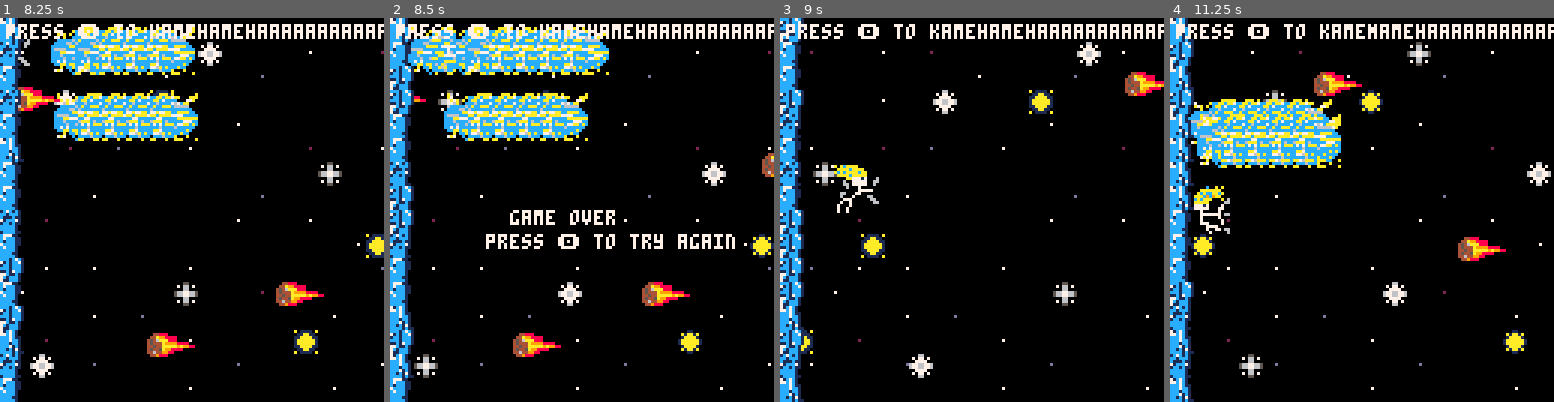
Above: before the commit, frames 1-4 (left to right).
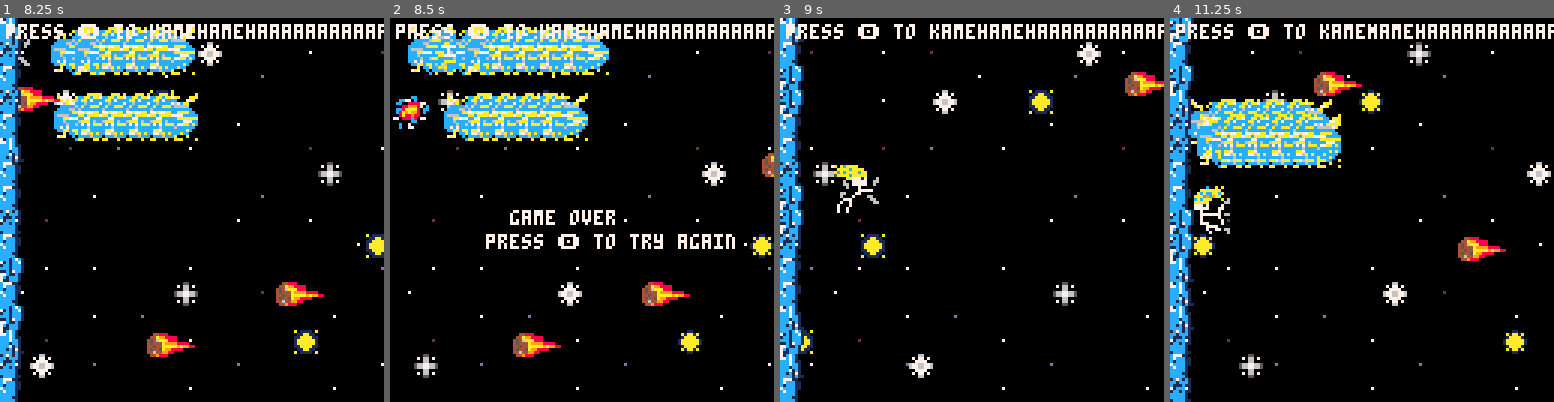
Above: after the commit, the same moments.

Repository: Jerry-Gu-SB/pico-8-kamehameha
Game: PICO-8 cartridge kamehameha.p8
Two runs of this game, one before a commit and one after it. Both use one fixed random seed, a clock stepped at 60 frames per second and the inputs below.
Inputs:
- Up to frame 1 (8.25 s): tap X (X key) at 0.33, 1.07, 1.85, 2.97, 4.08, 5.2, 6.32, 7.43 s; tap O (Z key) at 0.7, 1.7, 2.1, 2.5, 2.9, 3.3, 3.7, 4.1, 4.5, 4.9, 5.3, 5.7, 6.1, 6.5, 6.9, 7.3, 7.7, 8.1 s; hold Right 1.6-2.1 s; hold Up 2.15-2.42 s; hold Right 2.47-3.03 s; hold Left 3.08-3.58 s; hold Down 3.63-3.97 s; hold Right 4.02-4.68 s; hold Up 4.73-5.03 s; hold Left 5.08-5.68 s; hold Down 5.73-6.03 s; hold Right 6.08-6.58 s; hold Right 6.63-7.13 s; hold Up 7.18-7.45 s; hold Right 7.5-8.07 s; hold Left from 8.12 s (still down)
- Up to frame 2 (8.5 s): keep holding Left
- Up to frame 3 (9 s): tap O (Z key) at 8.5, 8.9 s; tap X (X key) at 8.55 s; release Left at 8.62 s; hold Down from 8.67 s (still down)
- Up to frame 4 (11.25 s): release Down at 9 s; hold Right 9.05-9.72 s; tap O (Z key) every 0.4 s from 9.3 to 10.9 s; tap X (X key) at 9.67, 10.78 s; hold Up 9.77-10.07 s; hold Left 10.12-10.72 s; hold Down 10.77-11.07 s; hold Right from 11.12 s (still down)

Frame 1 is identical in both runs. In frame 2, 5.5% of the frame differs, in the area x 0-11%, y 0-100%; in frame 3, 2.1%; in frame 4, 3.3%.

Commit message:
meteor shield explosion logic

Diff:
--- a/kamehameha.p8
+++ b/kamehameha.p8
@@ -97,6 +97,12 @@
 
     player.dx *= 0.7
     player.dy *= 0.7
+
+    --- Prevents player from moving after death
+    if PLAYER_HIT then
+        player.x = 1000
+        player.y = 1000
+    end
 end
 
 function update_objects()
@@ -124,13 +130,18 @@
 function update_meteor(m)
     m.frame += 1
 
-    if m.x == 0 then
-        GAME_OVER = true
+    if m.x == 0 and not SHIELD_HIT then
+        new_game_end_explosion(m.x, m.y, 0, 0)
+
+        --- make meteor disappear after explosion
+        m.x = 1000
+        m.y = 1000
+
         SHIELD_HIT = true
     end
 
     if (player.x + 3 <= m.x) and (m.x <= player.x + 13) and (player.y <= m.y) and (m.y <= player.y + 11) then
-        new_explosion(player.x, player.y, 0, 0)
+        new_game_end_explosion(player.x, player.y, 0, 0)
         PLAYER_HIT = true
     end
 
@@ -182,16 +193,18 @@
 end
 
 function draw_player()
-    if not PLAYER_HIT then
-        if 1 < player.frame and player.frame <= 4 then
-            spr(3, player.x, player.y, 2, 2)
-        elseif 4 < player.frame and player.frame <= 8 then
-            spr(5, player.x, player.y, 2, 2)
-        elseif 8 < player.frame and player.frame <= 20 then
-            spr(7, player.x, player.y, 2, 2)
-        else
-            spr(1, player.x, player.y, 2, 2)
-        end
+    if PLAYER_HIT then
+        return
+    end
+
+    if 1 < player.frame and player.frame <= 4 then
+        spr(3, player.x, player.y, 2, 2)
+    elseif 4 < player.frame and player.frame <= 8 then
+        spr(5, player.x, player.y, 2, 2)
+    elseif 8 < player.frame and player.frame <= 20 then
+        spr(7, player.x, player.y, 2, 2)
+    else
+        spr(1, player.x, player.y, 2, 2)
     end
 end
 
@@ -202,6 +215,10 @@
 end
 
 function draw_shield()
+    if SHIELD_HIT then
+        return
+    end
+
     if SHIELD_INTERVAL <= 1 then
         initialize_shield_interval()
         for i = 0, 15 do
@@ -250,21 +267,19 @@
     end
 end
 
-function draw_explosion(e)
-    if PLAYER_HIT then
-        if 1 < e.frame and e.frame <= 5 then
-            spr(65, e.x, e.y, 2, 2)
-        elseif 5 < e.frame and e.frame <= 10 then
-            spr(67, e.x, e.y, 2, 2)
-        elseif 10 < e.frame and e.frame <= 15 then
-            spr(69, e.x, e.y, 2, 2)
-        elseif 15 < e.frame and e.frame <= 20 then
-            spr(73, e.x, e.y, 2, 2)
-        elseif 20 < e.frame and e.frame <= 25 then
-            spr(75, e.x, e.y, 2, 2)
-        elseif 25 < e.frame and e.frame <= 30 then
-            spr(77, e.x, e.y, 2, 2)
-        end
+function draw_game_end_explosion(e)
+    if 1 < e.frame and e.frame <= 5 then
+        spr(65, e.x, e.y, 2, 2)
+    elseif 5 < e.frame and e.frame <= 10 then
+        spr(67, e.x, e.y, 2, 2)
+    elseif 10 < e.frame and e.frame <= 15 then
+        spr(69, e.x, e.y, 2, 2)
+    elseif 15 < e.frame and e.frame <= 20 then
+        spr(73, e.x, e.y, 2, 2)
+    elseif 20 < e.frame and e.frame <= 25 then
+        spr(75, e.x, e.y, 2, 2)
+    elseif 25 < e.frame and e.frame <= 30 then
+        spr(77, e.x, e.y, 2, 2)
     end
 end
 
@@ -295,7 +310,7 @@
     add(objects, k)
 end
 
-function new_explosion(start_x, start_y, dx, dy)
+function new_game_end_explosion(start_x, start_y, dx, dy)
     local e = {
         x = start_x,
         y = start_y,
@@ -303,7 +318,7 @@
         dy = dy,
         frame = 0,
         update = update_explosion,
-        draw = draw_explosion,
+        draw = draw_game_end_explosion,
     }
     add(objects, e)
 end
